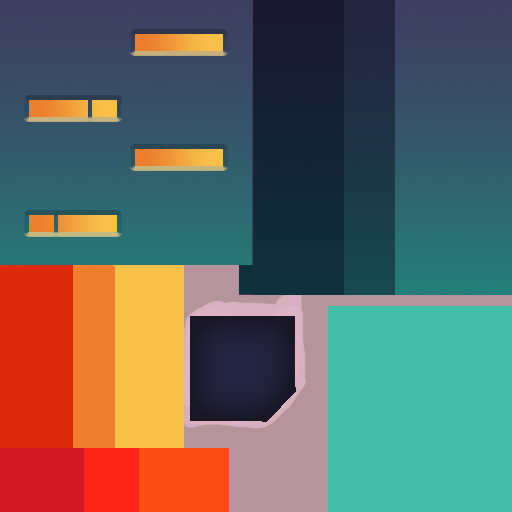
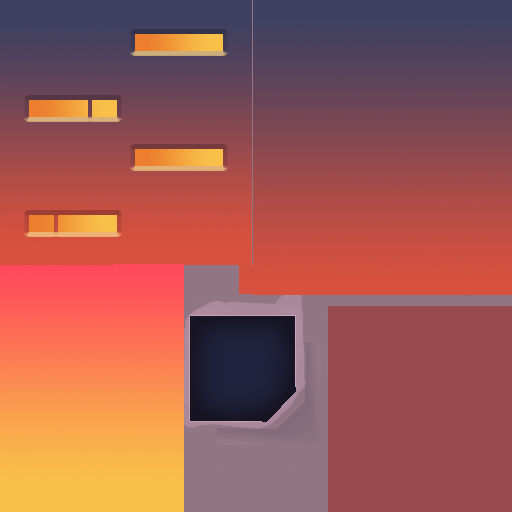
Revision of a layered w=512, h=512 image; what changed, layer by layer:
hid group "03" (9 layers) over [0, 0, 512, 512]
hid "Calque 10" (1st of 2, in "03") over [239, 0, 512, 512]
hid "Calque 2 copie" over [0, 0, 512, 512]
showed group "02" (8 layers) over [0, 0, 512, 512]
added layer "Calque 17" in group "02" over [0, 264, 184, 512]
added layer "Calque 16" in group "02" over [328, 306, 512, 512]
